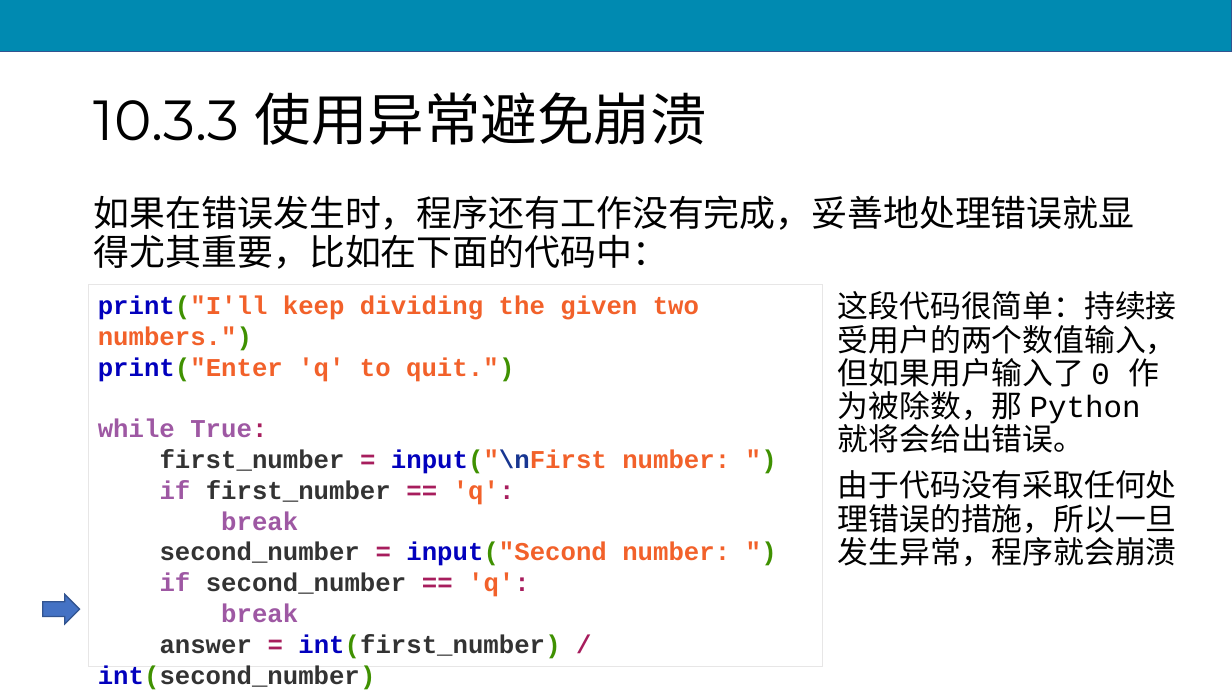
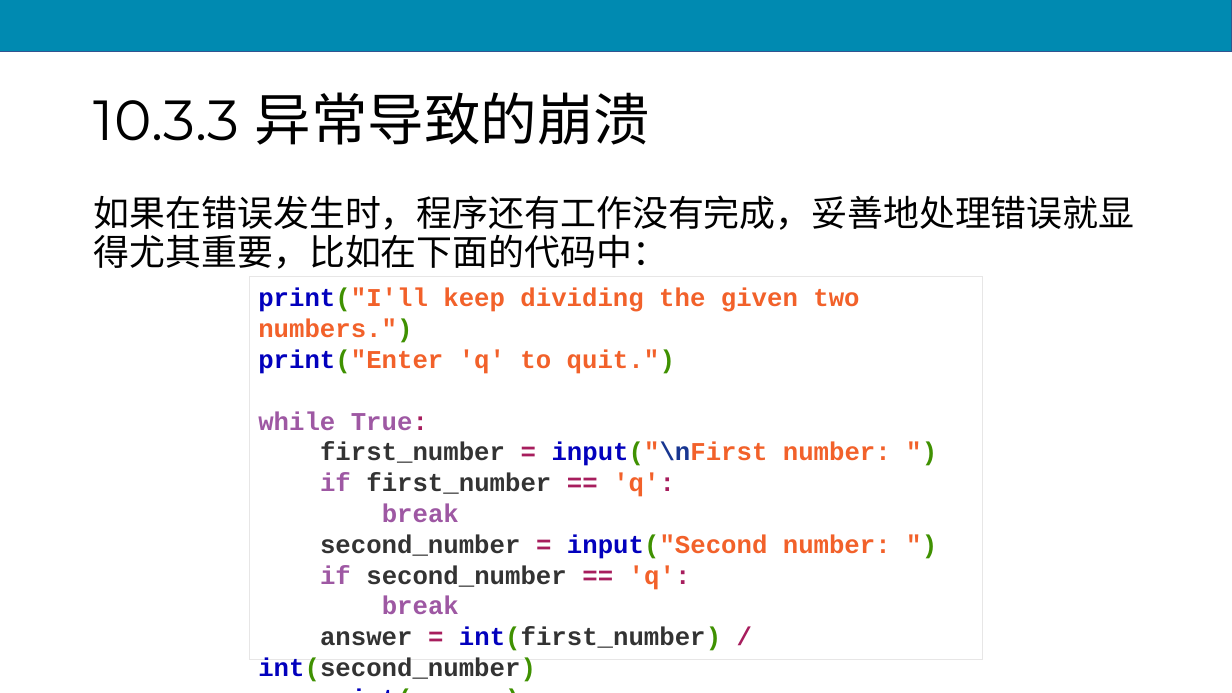
Before and after one commit to scruel/pcc_3e_slides, a slide deck: slide 53 of PPT/python10.pptx (slide 48 before the commit). Drawn at 1232x693 pixels with LibreOffice and Linux fonts; fonts in the diff are those of the drawing. Boxes give left, top, right and bottom in pixels: in the first picture for what was removed or moved away, otherwise in the second. Text is boxed around its words. In the diff, an @@ line names an element or a change of style, - is before the commit and + after.

```diff
--- a/PPT/python10.pptx
+++ b/PPT/python10.pptx
@@ title at [94, 92, 650, 145]: text changed @@
-10.3.3 使用异常避免崩溃
+10.3.3 异常导致的崩溃
@@ rectangle "print("I'll keep dividing the given ...": place and size @@
-rectangle "print("I'll keep dividing the given ..." at [89, 285, 823, 667]
+rectangle "print("I'll keep dividing the given ..." at [250, 276, 983, 659]
@@ text removed at [838, 291, 1177, 566] @@
-这段代码很简单：持续接受用户的两个数值输入，但如果用户输入了 0 作为被除数，那 Python 就将会给出错误。
-由于代码没有采取任何处理错误的措施，所以一旦发生异常，程序就会崩溃
@@ right arrow removed at [43, 594, 79, 624] @@
```
Also in this commit, not shown: 22 other slides changed, 10 slides added, 11 other files.
